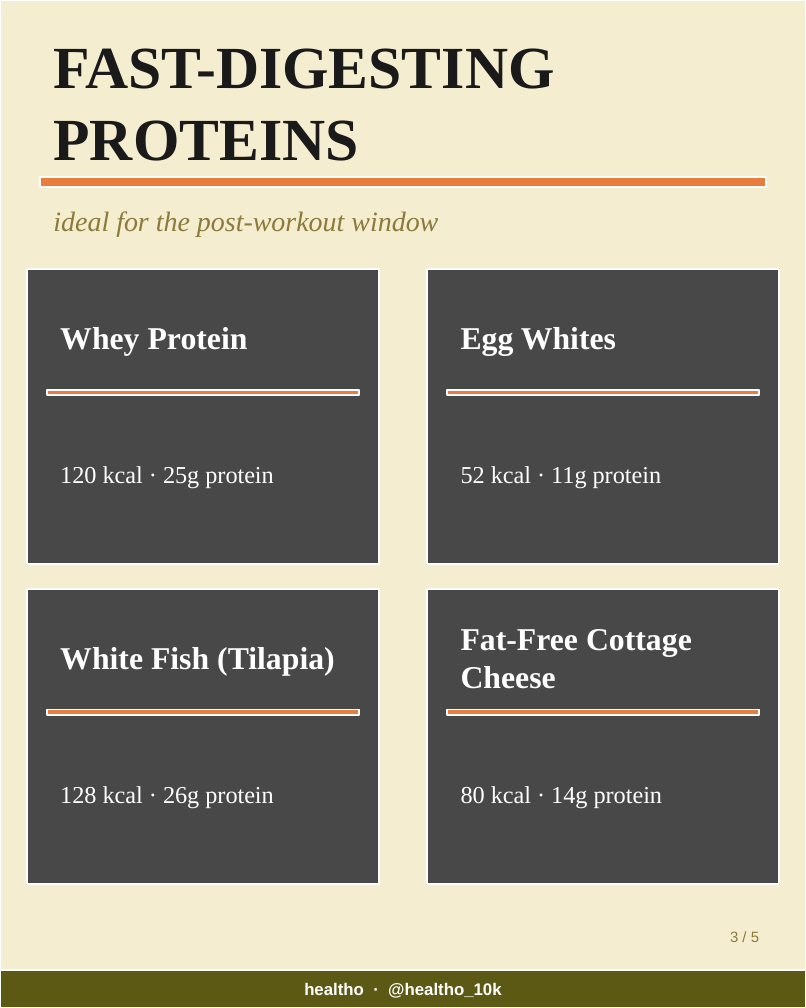
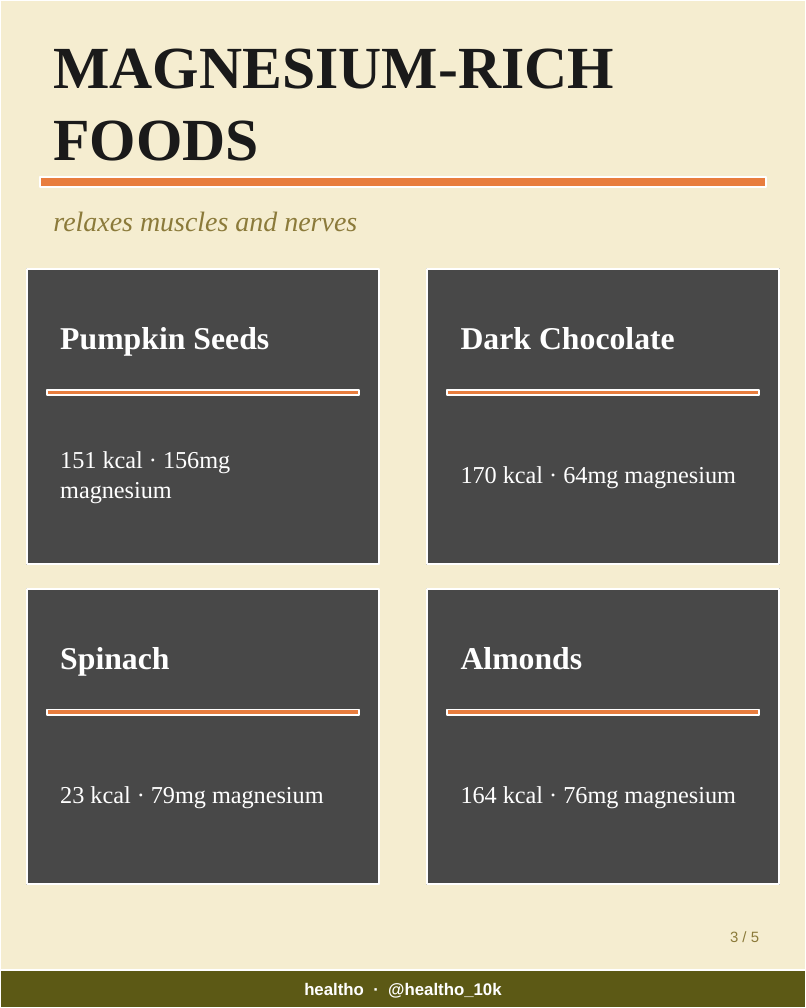
Before and after one commit to healtho-app/healtho, a slide deck: slide 3 of automation/output/latest-carousel.pptx. Drawn at 806x1008 pixels with LibreOffice and Linux fonts; fonts in the diff are those of the drawing; grey boxes stand for pictures. Boxes give left, top, right and bottom in pixels: in the first picture for what was removed or moved away, otherwise in the second. Text is boxed around its words. In the diff, an @@ line names an element or a change of style, - is before the commit and + after.

```diff
--- a/automation/output/latest-carousel.pptx
+++ b/automation/output/latest-carousel.pptx
@@ text at [53, 48, 614, 161]: text changed @@
-FAST-DIGESTING PROTEINS
+MAGNESIUM-RICH FOODS
@@ text at [53, 211, 357, 232]: text changed @@
-ideal for the post-workout window
+relaxes muscles and nerves
@@ text at [60, 327, 269, 355]: text changed @@
-Whey Protein
+Pumpkin Seeds
@@ text at [461, 327, 675, 350]: text changed @@
-Egg Whites
+Dark Chocolate
@@ text at [60, 451, 230, 503]: text changed @@
-120 kcal · 25g protein
+151 kcal · 156mg magnesium
@@ text at [461, 466, 736, 489]: text changed @@
-52 kcal · 11g protein
+170 kcal · 64mg magnesium
@@ text at [60, 647, 169, 675]: text changed @@
-White Fish (Tilapia)
+Spinach
@@ text at [461, 647, 583, 670]: text changed @@
-Fat-Free Cottage Cheese
+Almonds
@@ text at [60, 786, 324, 809]: text changed @@
-128 kcal · 26g protein
+23 kcal · 79mg magnesium
@@ text at [461, 786, 736, 809]: text changed @@
-80 kcal · 14g protein
+164 kcal · 76mg magnesium
```
Also in this commit, not shown: 4 other slides changed, 5 other files.
